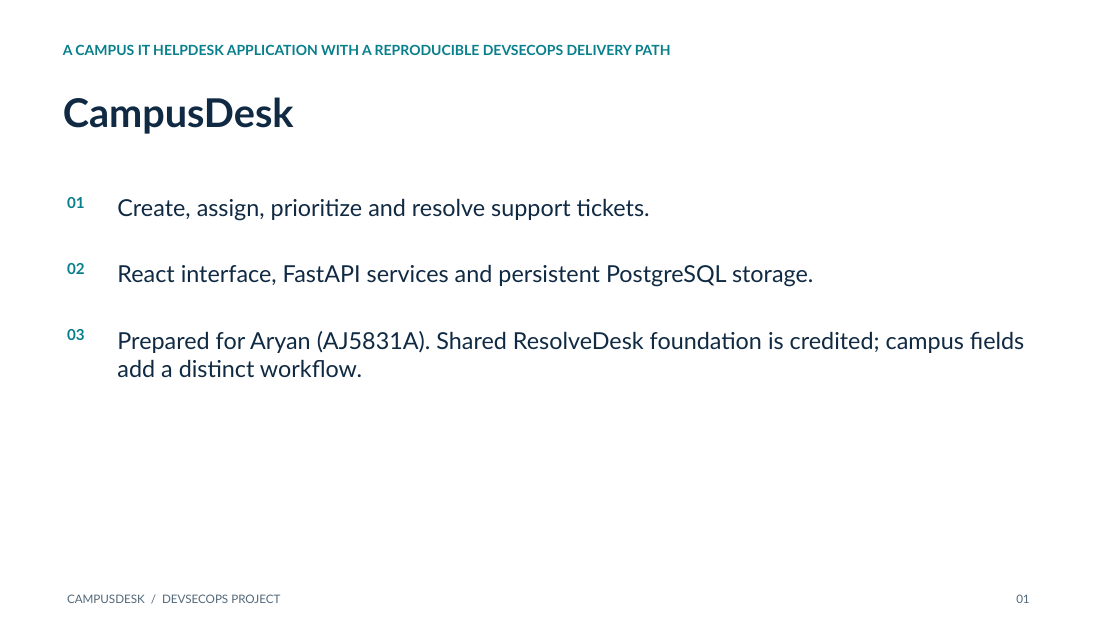
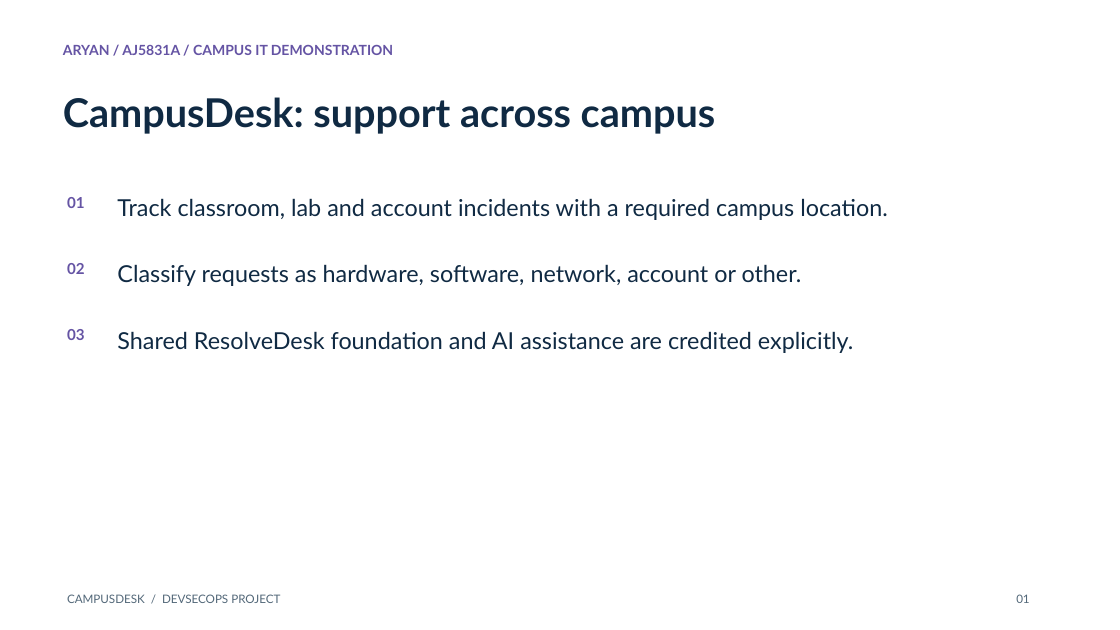
Before and after one commit to AJ5831A/campusdesk-devsecops, a slide deck: slide 1 of demo/presentation.pptx. Drawn at 1120x630 pixels with LibreOffice and Linux fonts; fonts in the diff are those of the drawing. Boxes give left, top, right and bottom in pixels: in the first picture for what was removed or moved away, otherwise in the second. Text is boxed around its words. In the diff, an @@ line names an element or a change of style, - is before the commit and + after.

Commit message:
Add campus-specific final deck and exact printable demo script

```diff
--- a/demo/presentation.pptx
+++ b/demo/presentation.pptx
@@ text at (63, 45, 393, 55): text changed; text colour #087F8C to #6554A4 @@
-A CAMPUS IT HELPDESK APPLICATION WITH A REPRODUCIBLE DEVSECOPS DELIVERY PATH
+ARYAN / AJ5831A / CAMPUS IT DEMONSTRATION
@@ text at (63, 97, 716, 134): text changed @@
-CampusDesk
+CampusDesk: support across campus
@@ text at (117, 198, 888, 220): text changed @@
-Create, assign, prioritize and resolve support tickets.
+Track classroom, lab and account incidents with a required campus location.
@@ text at (117, 264, 802, 286): text changed @@
-React interface, FastAPI services and persistent PostgreSQL storage.
+Classify requests as hardware, software, network, account or other.
@@ text colour #087F8C to #6554A4 in 3 elements at (67, 197, 85, 208), (67, 263, 85, 274), (67, 329, 85, 340) @@
@@ text at (117, 331, 853, 353): text changed @@
-Prepared for Aryan (AJ5831A). Shared ResolveDesk foundation is credited; campus fields add a distinct workflow.
+Shared ResolveDesk foundation and AI assistance are credited explicitly.
```
Also in this commit, not shown: 9 other slides changed, 8 other files.
